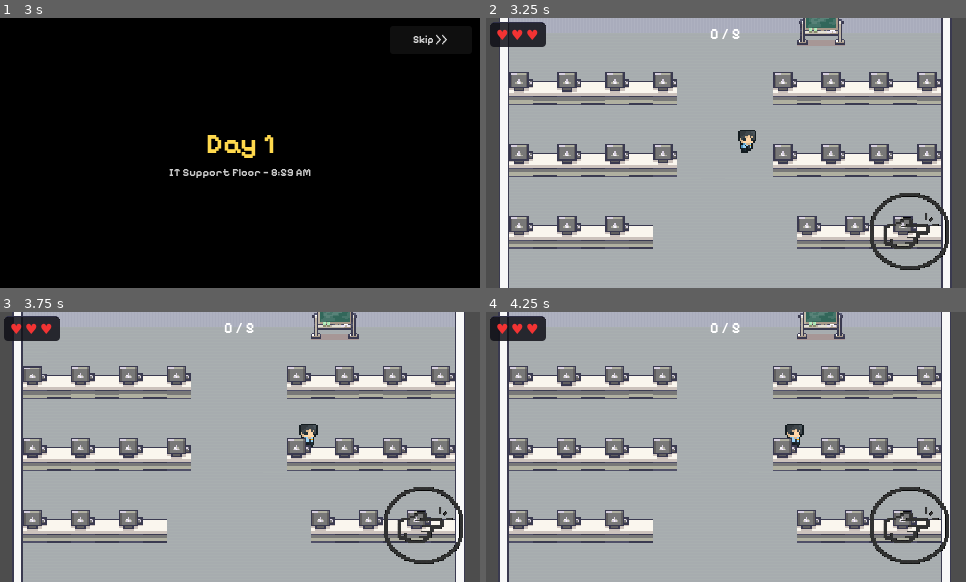
Above: before the commit, frames 1-4 (two rows, left to right).
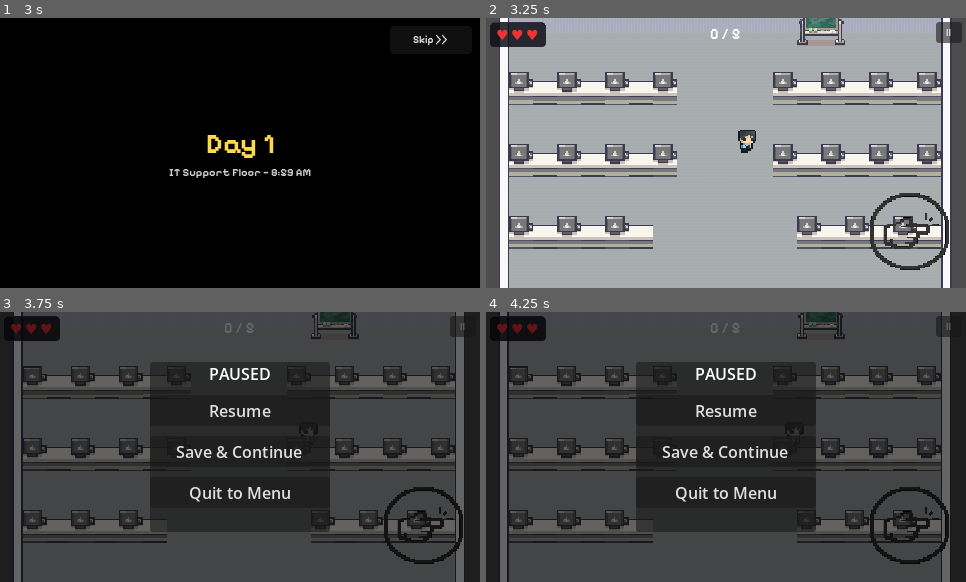
Above: after the commit, the same moments.

Repository: Raikosuu/Full-Tech-Panic_Public
Game: Godot game, scene res://scenes/main_menu.tscn
Two runs of this game, one before a commit and one after it. Both use one fixed random seed, a clock stepped at 60 frames per second and the inputs below.
Inputs (mouse positions are in pixels of both pictures, inside the frame that each line leads up to):
- Up to frame 1 (3 s): click "Game Start" at 0.5 s; click "Skip >>" at 1.25 s; click "Skip >>" at 2 s; tap Enter at 2.75 s; move the mouse to (345, 139) at 2.77 s; hold D (move_right) from 2.78 s (still down); hold E (interact) from 2.78 s (still down); click (345, 139) at 2.92 s
- Up to frame 2 (3.25 s): keep holding D (move_right); keep holding E (interact); tap Space at 3.02 s
- Up to frame 3 (3.75 s): release D (move_right) at 3.5 s; release E (interact) at 3.5 s; click (460, 325) at 3.5 s, where only the run after the commit has a clickable "||"
- Up to frame 4 (4.25 s): no input

Frame 1 is identical in both runs. In frame 2, 0.4% of the frame differs, in the area x 93-100%, y 1-10%; in frame 3, 99%, in the area x 0-100%, y 0-100%; in frame 4, 99%.

Commit message:
pause buttons implemented
minigames 3, 4 and game_scene have pause buttons and are able to resume itself after pausing.

Diff:
--- a/scenes/game_scene.tscn
+++ b/scenes/game_scene.tscn
@@ -2745,3 +2745,19 @@
 theme_override_font_sizes/font_size = 14
 text = "0 / 10"
 horizontal_alignment = 1
+
+[node name="PauseButton" type="Button" parent="HUD" unique_id=384233899]
+custom_minimum_size = Vector2(10, 10)
+anchors_preset = -1
+anchor_left = 1.0
+anchor_right = 1.0
+offset_left = -30.0
+offset_top = 4.0
+offset_right = -4.0
+offset_bottom = 22.0
+grow_horizontal = 0
+theme_override_fonts/font = ExtResource("11_tcjrq")
+theme_override_font_sizes/font_size = 10
+text = "||"
+
+[connection signal="pressed" from="HUD/PauseButton" to="." method="_on_pause_button_pressed"]
--- a/scenes/minigame2_disassembly.tscn
+++ b/scenes/minigame2_disassembly.tscn
@@ -40,12 +40,9 @@
 
 [node name="Minigame2_Disassembly" type="Node2D" unique_id=914727271]
 script = ExtResource("1_i6ods")
-completion_delay = null
 time_limit = 30.0
-overlay_duration = null
 win_screen_scene = ExtResource("2_dis")
 lose_screen_scene = ExtResource("5_dis")
-timer_label = null
 timer_bar = NodePath("MinigameTimerBar")
 
 [node name="Camera2D" type="Camera2D" parent="." unique_id=309105823]
--- a/scenes/minigame3_rj45.tscn
+++ b/scenes/minigame3_rj45.tscn
@@ -4,6 +4,7 @@
 [ext_resource type="PackedScene" uid="uid://cp4qiqeip4wpb" path="res://scenes/win_screen.tscn" id="2_rj45"]
 [ext_resource type="PackedScene" uid="uid://cit1wa3hv83ah" path="res://scenes/rj45_lose_screen.tscn" id="3_qfr1o"]
 [ext_resource type="PackedScene" uid="uid://bel8ij2nnxtvo" path="res://scenes/lose_screen.tscn" id="3_rj45"]
+[ext_resource type="FontFile" uid="uid://castux4fucj02" path="res://assets/fonts/Pixelify_Sans/static/PixelifySans-Bold.ttf" id="5_1t7fo"]
 
 [sub_resource type="StyleBoxFlat" id="StyleBoxFlat_ref"]
 bg_color = Color(0.11, 0.12, 0.16, 1)
@@ -119,6 +120,13 @@
 text = "1:30"
 horizontal_alignment = 2
 
+[node name="PauseButton" type="Button" parent="UI/Root/MainLayout/TopBar" unique_id=1141103264]
+custom_minimum_size = Vector2(20, 10)
+layout_mode = 2
+theme_override_fonts/font = ExtResource("5_1t7fo")
+theme_override_font_sizes/font_size = 7
+text = "||"
+
 [node name="ContentRow" type="HBoxContainer" parent="UI/Root/MainLayout" unique_id=608070942]
 layout_mode = 2
 size_flags_vertical = 3
@@ -271,3 +279,5 @@
 layout_mode = 2
 theme_override_constants/separation = 5
 alignment = 1
+
+[connection signal="pressed" from="UI/Root/MainLayout/TopBar/PauseButton" to="." method="_on_pause_button_pressed"]
--- a/scenes/minigame4_rj45a.tscn
+++ b/scenes/minigame4_rj45a.tscn
@@ -4,6 +4,7 @@
 [ext_resource type="PackedScene" uid="uid://cit1wa3hv83ah" path="res://scenes/rj45_lose_screen.tscn" id="2_qbu73"]
 [ext_resource type="PackedScene" uid="uid://cp4qiqeip4wpb" path="res://scenes/win_screen.tscn" id="3_u3a6j"]
 [ext_resource type="PackedScene" uid="uid://bel8ij2nnxtvo" path="res://scenes/lose_screen.tscn" id="4_b7nb5"]
+[ext_resource type="FontFile" uid="uid://castux4fucj02" path="res://assets/fonts/Pixelify_Sans/static/PixelifySans-Bold.ttf" id="5_gei5t"]
 
 [sub_resource type="StyleBoxFlat" id="StyleBoxFlat_ref"]
 bg_color = Color(0.11, 0.12, 0.16, 1)
@@ -119,6 +120,13 @@
 text = "1:30"
 horizontal_alignment = 2
 
+[node name="PauseButton" type="Button" parent="UI/Root/MainLayout/TopBar" unique_id=463081337]
+custom_minimum_size = Vector2(20, 10)
+layout_mode = 2
+theme_override_fonts/font = ExtResource("5_gei5t")
+theme_override_font_sizes/font_size = 8
+text = "||"
+
 [node name="ContentRow" type="HBoxContainer" parent="UI/Root/MainLayout" unique_id=608070942]
 layout_mode = 2
 size_flags_vertical = 3
@@ -271,3 +279,5 @@
 layout_mode = 2
 theme_override_constants/separation = 5
 alignment = 1
+
+[connection signal="pressed" from="UI/Root/MainLayout/TopBar/PauseButton" to="." method="_on_pause_button_pressed"]
--- /dev/null
+++ b/scenes/pause_menu.tscn
@@ -0,0 +1,49 @@
+[gd_scene format=3 uid="uid://wmphjhkjc3ss"]
+
+[ext_resource type="Script" uid="uid://dtt6ti76v5r7r" path="res://scripts/pause_menu.gd" id="1_hdmo1"]
+
+[node name="PauseMenu" type="CanvasLayer" unique_id=585361207]
+layer = 100
+script = ExtResource("1_hdmo1")
+
+[node name="Overlay" type="ColorRect" parent="." unique_id=1508628611]
+anchors_preset = 15
+anchor_right = 1.0
+anchor_bottom = 1.0
+grow_horizontal = 2
+grow_vertical = 2
+color = Color(0, 0, 0, 0.6)
+
+[node name="Panel" type="PanelContainer" parent="." unique_id=2112420354]
+anchors_preset = -1
+anchor_left = 0.5
+anchor_top = 0.5
+anchor_right = 0.5
+anchor_bottom = 0.5
+offset_left = -90.0
+offset_top = -85.0
+offset_right = 90.0
+offset_bottom = 85.0
+grow_horizontal = 2
+grow_vertical = 2
+
+[node name="VBox" type="VBoxContainer" parent="Panel" unique_id=2129620347]
+layout_mode = 2
+theme_override_constants/separation = 10
+
+[node name="Title" type="Label" parent="Panel/VBox" unique_id=1557847460]
+layout_mode = 2
+text = "PAUSED"
+horizontal_alignment = 1
+
+[node name="ResumeButton" type="Button" parent="Panel/VBox" unique_id=257613006]
+layout_mode = 2
+text = "Resume"
+
+[node name="SaveButton" type="Button" parent="Panel/VBox" unique_id=2008382508]
+layout_mode = 2
+text = "Save & Continue"
+
+[node name="QuitButton" type="Button" parent="Panel/VBox" unique_id=1085105178]
+layout_mode = 2
+text = "Quit to Menu"
--- a/scripts/base_minigame.gd
+++ b/scripts/base_minigame.gd
@@ -3,7 +3,7 @@
 
 @export var completion_delay: float = 1.0
 @export var time_limit: float = 120.0
-@export var overlay_duration: float = 2.0   # how long the win/lose screen shows
+@export var overlay_duration: float = 2.0
 
 @export var win_screen_scene: PackedScene
 @export var lose_screen_scene: PackedScene
@@ -13,8 +13,13 @@
 var _time_remaining: float = 0.0
 var _overlay: CanvasLayer = null
 
+# ── Pause state ───────────────────────────────────────────────────────────────
+const PAUSE_MENU_SCENE = preload("res://scenes/pause_menu.tscn")
+var _paused: bool = false
+var _pause_menu = null
+
 @export var timer_label: NodePath = NodePath("")
-@export var timer_bar: NodePath   = NodePath("")
+@export var timer_bar:   NodePath = NodePath("")
 
 func _ready() -> void:
 	process_mode = Node.PROCESS_MODE_ALWAYS
@@ -22,13 +27,50 @@
 	_on_minigame_ready()
 
 func _process(delta: float) -> void:
-	if _completed or _failed or time_limit <= 0.0:
+	if _paused or _completed or _failed or time_limit <= 0.0:
 		return
 	_time_remaining -= delta
 	_update_timer_ui()
 	if _time_remaining <= 0.0:
 		_time_remaining = 0.0
 		_fail()
+
+func _unhandled_input(event: InputEvent) -> void:
+	if event.is_action_pressed("pause"):
+		_toggle_pause()
+
+# ── Pause helpers ─────────────────────────────────────────────────────────────
+
+func _toggle_pause() -> void:
+	if _completed or _failed:
+		return
+	if _paused:
+		_do_resume()
+	else:
+		_do_pause()
+
+func _do_pause() -> void:
+	_paused = true
+	set_process(false)
+	set_physics_process(false)
+	_pause_menu = PAUSE_MENU_SCENE.instantiate()
+	_pause_menu.context = "minigame"
+	_pause_menu.resumed.connect(_do_resume)
+	$UI.add_child(_pause_menu)
+
+func _do_resume() -> void:
+	_paused = false
+	set_process(true)
+	set_physics_process(true)
+	if _pause_menu:
+		_pause_menu.queue_free()
+		_pause_menu = null
+
+# Called by a pause button node in the minigame scene
+func _on_pause_button_pressed() -> void:
+	_toggle_pause()
+
+# ── Rest of base unchanged ────────────────────────────────────────────────────
 
 func _update_timer_ui() -> void:
 	if timer_label:
@@ -84,7 +126,7 @@
 	add_child(cl)
 	var dimmer := ColorRect.new()
 	dimmer.color = Color(0.0, 0.0, 0.0, 0.45)
-	dimmer.mouse_filter = Control.MOUSE_FILTER_IGNORE  # ← ADD THIS
+	dimmer.mouse_filter = Control.MOUSE_FILTER_IGNORE
 	dimmer.set_anchors_and_offsets_preset(Control.PRESET_FULL_RECT)
 	cl.add_child(dimmer)
 
--- a/scripts/game_scene.gd
+++ b/scripts/game_scene.gd
@@ -39,3 +39,35 @@
 		get_tree().change_scene_to_file(outro)
 	else:
 		GameState.advance_to_next_level()
+
+
+const PAUSE_MENU_SCENE = preload("res://scenes/pause_menu.tscn")
+var _pause_menu = null
+
+func _on_pause_button_pressed() -> void:
+	if GameState.is_game_over:
+		return
+	if _pause_menu:
+		_do_resume()
+	else:
+		_do_pause()
+
+func _unhandled_input(event: InputEvent) -> void:
+	if event.is_action_pressed("pause") and not GameState.is_game_over:
+		if _pause_menu:
+			_do_resume()
+		else:
+			_do_pause()
+
+func _do_pause() -> void:
+	get_tree().paused = true
+	_pause_menu = PAUSE_MENU_SCENE.instantiate()
+	_pause_menu.context = "game"
+	_pause_menu.resumed.connect(_do_resume)
+	get_tree().root.add_child(_pause_menu)
+
+func _do_resume() -> void:
+	get_tree().paused = false
+	if _pause_menu:
+		_pause_menu.queue_free()
+		_pause_menu = null
--- a/scripts/minigame3_rj45.gd
+++ b/scripts/minigame3_rj45.gd
@@ -370,3 +370,7 @@
 		if slots[i] != CORRECT_ORDER[i]:
 			return false
 	return true
+
+
+func _on_pause_button_pressed() -> void:
+	_toggle_pause()
--- a/scripts/minigame_4_rj_45a.gd
+++ b/scripts/minigame_4_rj_45a.gd
@@ -353,3 +353,6 @@
 		if slots[i] != CORRECT_ORDER[i]:
 			return false
 	return true
+
+func _on_pause_button_pressed() -> void:
+	_toggle_pause()
--- /dev/null
+++ b/scripts/pause_menu.gd
@@ -0,0 +1,34 @@
+extends CanvasLayer
+
+signal resumed
+
+var context: String = "game"
+
+@onready var resume_btn: Button = $Panel/VBox/ResumeButton
+@onready var save_btn:   Button = $Panel/VBox/SaveButton
+@onready var quit_btn:   Button = $Panel/VBox/QuitButton
+
+func _ready() -> void:
+	process_mode = Node.PROCESS_MODE_ALWAYS
+	resume_btn.pressed.connect(_on_resume_pressed)
+	save_btn.pressed.connect(_on_save_pressed)
+	quit_btn.pressed.connect(_on_quit_pressed)
+
+func _unhandled_input(event: InputEvent) -> void:
+	if event.is_action_pressed("pause"):
+		_on_resume_pressed()
+
+func _on_resume_pressed() -> void:
+	emit_signal("resumed")
+
+func _on_save_pressed() -> void:
+	GameState.save_game()
+	emit_signal("resumed")
+
+func _on_quit_pressed() -> void:
+	var owner_node = get_parent()
+	if owner_node and owner_node.has_method("_do_resume"):
+		owner_node._do_resume()
+	get_tree().paused = false
+	GameState.save_game()
+	get_tree().change_scene_to_file("res://scenes/main_menu.tscn")
Not shown, added: scripts/pause_menu.gd.uid
